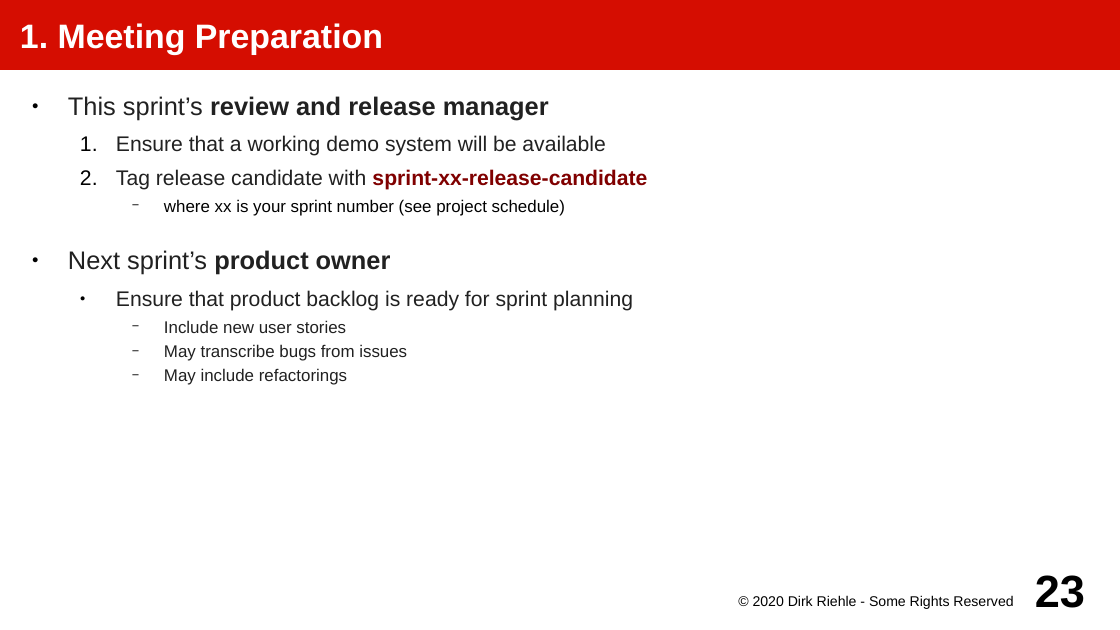
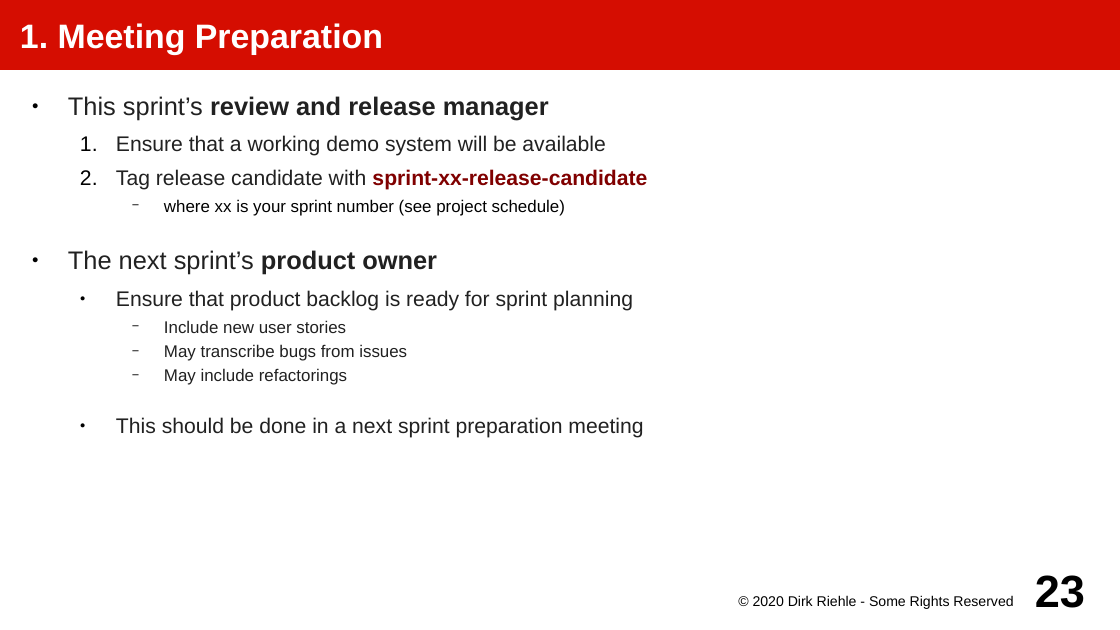
Before and after one commit to dirkriehle/amos-course, a slide deck: slide 23 of Lecture slides/AMOS B01 - Project Crash Course.odp. Drawn at 1120x630 pixels with LibreOffice and Linux fonts; fonts in the diff are those of the drawing. Boxes give left, top, right and bottom in pixels: in the first picture for what was removed or moved away, otherwise in the second. Text is boxed around its words. In the diff, an @@ line names an element or a change of style, - is before the commit and + after.

```diff
--- a/Lecture slides/AMOS B01 - Project Crash Course.odp
+++ b/Lecture slides/AMOS B01 - Project Crash Course.odp
@@ text at (68, 250, 437, 275): text changed @@
-● Next sprint’s product owner
+● The next sprint’s product owner
@@ text at (116, 417, 643, 438): paragraph added @@
+  ● This should be done in a next sprint preparation meeting
```
Also in this commit, not shown: 3 other files.
